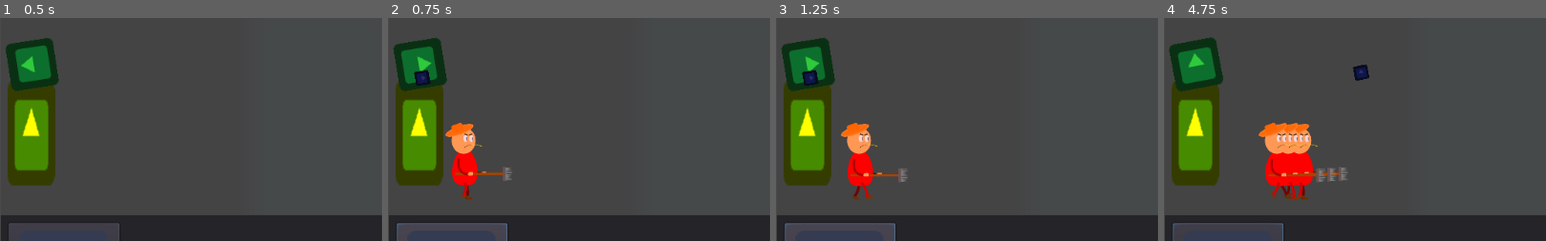
Above: before the commit, frames 1-4 (left to right).
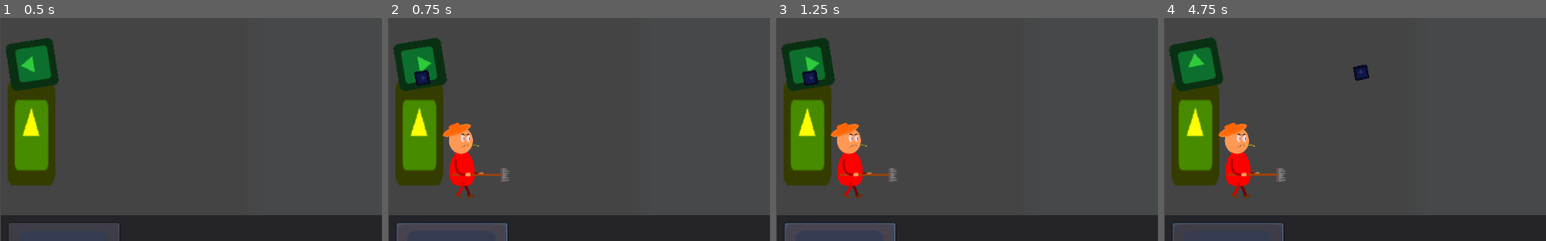
Above: after the commit, the same moments.

Repository: Jon1r/Tower
Game: Godot game, scene res://Map01.tscn
Same seed, same stepped clock (60 frames per second), same inputs: the game is played once before the commit and once after it. The project has no main scene, so this scene is started directly. The engine's default icon, where the game draws it, is replaced by a stand-in: a white triangle on a blue panel in a dark square.
Inputs (mouse positions are % of the whole screen's width and height, from its top left):
- Up to frame 1 (0.5 s): no input
- Up to frame 2 (0.75 s): click (8, 90) at 0.5 s
- Up to frame 3 (1.25 s): no input
- Up to frame 4 (4.75 s): click (8, 90) at 1.25 s; click (8, 90) at 2 s; move the mouse to (72, 45) at 2.77 s; press the mouse at (72, 45) at 2.78 s; move the mouse to (30, 55) at 3.52 s; release the mouse at (30, 55) at 3.53 s; click (30, 55) at 3.6 s; move the mouse to (60, 28) at 4.27 s; press the mouse at (60, 28) at 4.28 s
The pictures show only the part of the screen within x 0-50%, y 35-85%; the shares and areas given below are measured in that part.

Frame 1 is identical in both runs. In frame 2, 1.3% of the frame differs, in the area x 14-33%, y 47-82%; in frame 3, 2.3%; in frame 4, 5.9%, in the area x 14-48%, y 47-83%.
Error after the commit: Attempt to call function 'play' in base 'null instance' on a null instance. (res://LightWarrior.gd:19)

Commit message:
Update LightWarrior.gd

Diff:
--- a/LightWarrior.gd
+++ b/LightWarrior.gd
@@ -1,10 +1,35 @@
 extends "res://Warrior.gd"
 
 var vel = Vector2(1, 0)
+var attack = false
+var see_enemy = false
 
 func _ready():
-	$Peasant/AnimationPlayer.play("walk")
+	pass
 
 func _physics_process(delta):
 
-	move_and_slide(vel * speed * delta)
+	if see_enemy:
+		#$Sprite/Peasant/AnimationPlayer.stop("walk")
+		if attack:
+			attack = false
+			$Sprite/Peasant/AnimationPlayer.play("attack")
+	else:
+		#$Sprite/Peasant/AnimationPlayer.stop("attack")
+		$Sprite/Peasant/AnimationPlayer.play("walk")
+		move_and_slide(vel * speed * delta)
+
+
+
+func _on_DetectRadius_body_entered(body):
+	see_enemy = true
+	attack = true
+	$Attack_speed.start()
+
+
+func _on_Attack_speed_timeout():
+	attack = true
+
+
+func _on_DetectRadius_body_exited(body):
+	see_enemy = false
